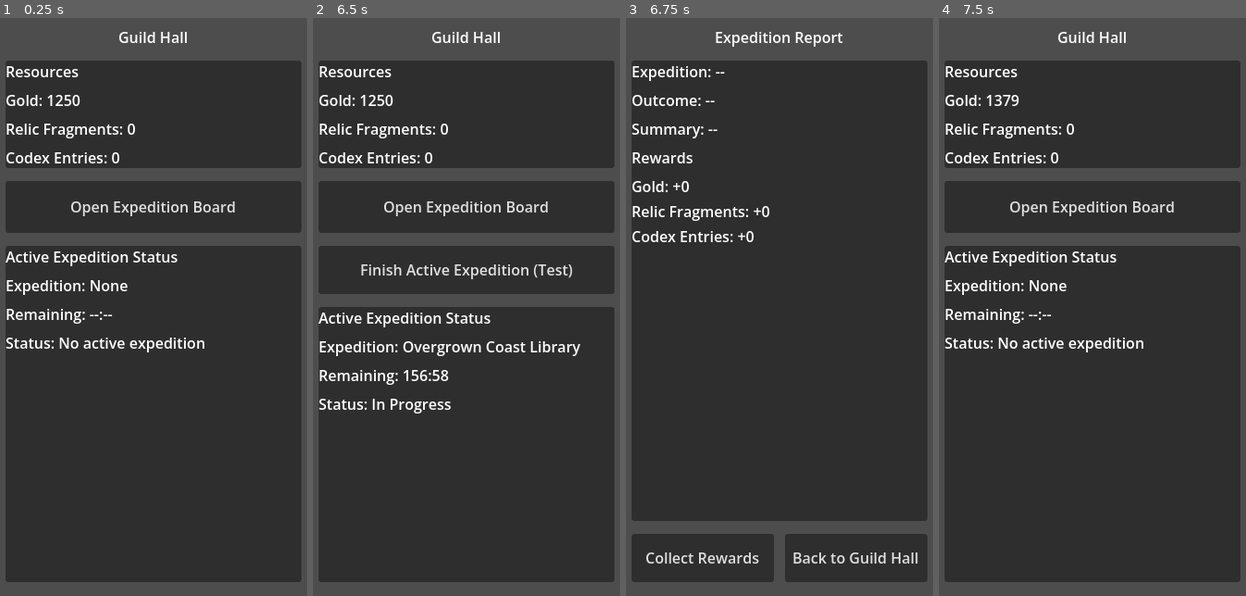
Above: before the commit, frames 1-4 (left to right).
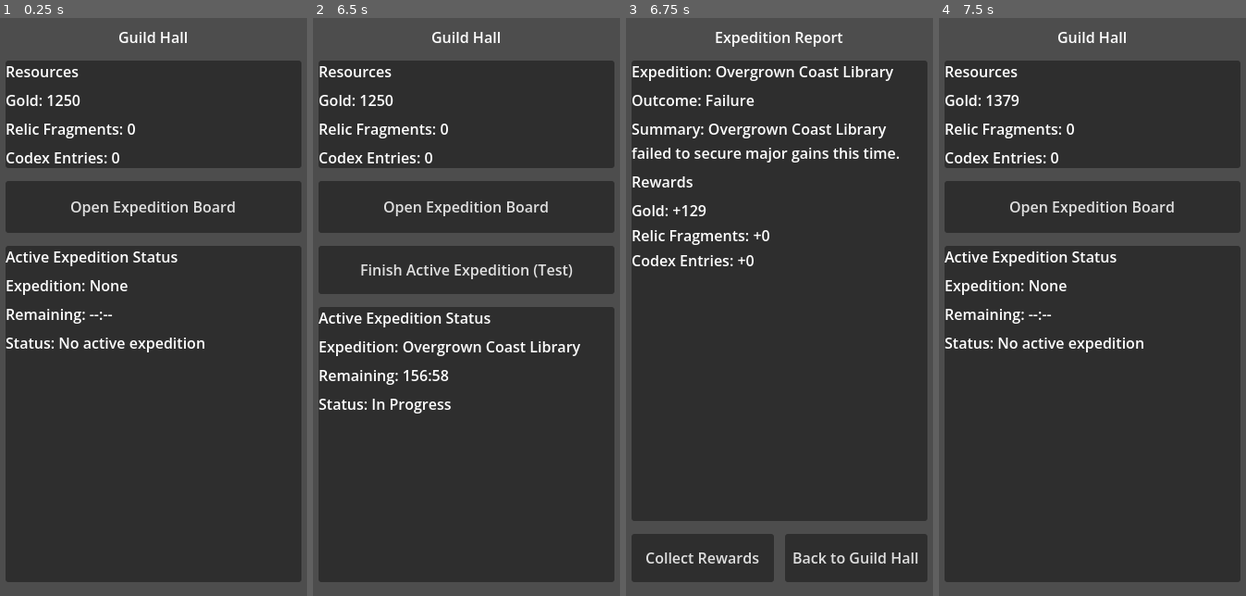
Above: after the commit, the same moments.

Repository: Navandis/expedition-guild-idle
Game: Godot game, scene res://scenes/main/Main.tscn
Two runs of this game, one before a commit and one after it. Both use one fixed random seed, a clock stepped at 60 frames per second and the inputs below.
Inputs (mouse positions are in pixels of both pictures, inside the frame that each line leads up to):
- Up to frame 1 (0.25 s): no input
- Up to frame 2 (6.5 s): click "Open Expedition Board" at 0.5 s; click (463, 145) at 1.25 s; click (463, 283) at 2.02 s; click (463, 416) at 2.77 s; click (463, 549) at 3.52 s; click "Open Expedition Board" at 4.25 s; click "Dispatch Selected Expedition" at 5 s; click "Confirm Dispatch" at 5.75 s
- Up to frame 3 (6.75 s): click "Finish Active Expedition (Tes…" at 6.5 s
- Up to frame 4 (7.5 s): click "Collect Rewards" at 7.25 s

Frames 1-2 are identical in both runs. In frame 3, 3.7% of the frame differs, in the area x 1-89%, y 8-43%; in frame 4, nothing differs.
Error before the commit: Invalid assignment of property or key 'text' with value of type 'String' on a base object of type 'Nil'. (res://scripts/ui/ReportController.gd:27)

Commit message:
Fix report screen init and timer division warning

Diff:
--- a/scripts/core/GameManager.gd
+++ b/scripts/core/GameManager.gd
@@ -81,8 +81,9 @@
 		_show_guild_hall()
 		return
 
+	# Mount first so ReportController onready label references are initialized.
+	_show_screen(_report_controller)
 	_report_controller.set_report_data(report)
-	_show_screen(_report_controller)
 
 
 func _show_screen(screen: Control) -> void:
--- a/scripts/systems/ExpeditionManager.gd
+++ b/scripts/systems/ExpeditionManager.gd
@@ -116,7 +116,8 @@
 	if remaining <= 0:
 		return "00:00"
 
-	var minutes := remaining / 60
+	# Avoid integer-division warnings during script reload.
+	var minutes := int(remaining / 60.0)
 	var seconds := remaining % 60
 	return "%02d:%02d" % [minutes, seconds]
 
